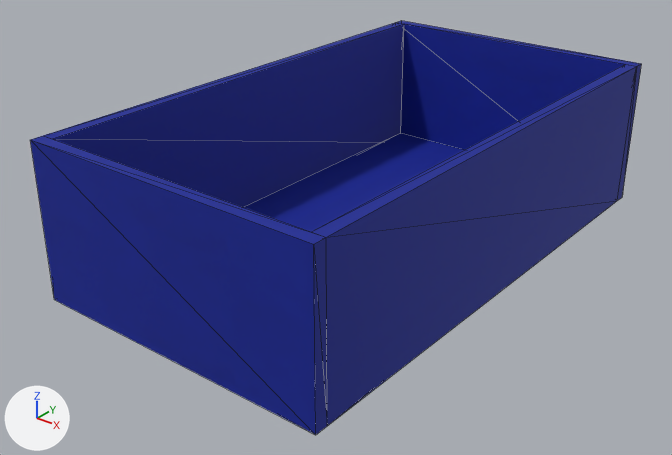
A saved change to the glTF model Box_part.glb.
One viewpoint serves both versions: a 50 mm camera at (0.196, -0.266, 0.166) aimed at (-0.005, -0.015, 0.011). The axes (+X, +Y, +Z) are drawn at lower left. The lights are the same throughout. The older version comes first. Mesh edges are drawn as thin lines. Where no turn or scale is listed for an object, it has been applied to the vertices.

The older version as bpy lines, for what is in view:
```python
me_cube_005 = bpy.data.meshes.new('Cube.005')
me_cube_005.from_pydata(...)  # a box spanning x -0.002..0.002, y -0.1..0.1, z -0.03..0.03
me_cube_005.materials.append(mat_baked_blue_plastic)
me_cube_006 = bpy.data.meshes.new('Cube.006')
me_cube_006.from_pydata(...)  # a box spanning x -0.06..0.06, y -0.0025..0.0025, z -0.03..0.03
me_cube_006.materials.append(mat_baked_blue_plastic)
me_cube_007 = bpy.data.meshes.new('Cube.007')
me_cube_007.from_pydata(...)  # a box spanning x -0.002..0.002, y -0.1..0.1, z -0.03..0.03
me_cube_007.materials.append(mat_baked_blue_plastic)
me_cube_008 = bpy.data.meshes.new('Cube.008')
me_cube_008.from_pydata(...)  # a box spanning x -0.055..0.055, y -0.1..0.1, z -0.002..0.002
me_cube_008.materials.append(mat_baked_blue_plastic)
me_cube_009 = bpy.data.meshes.new('Cube.009')
me_cube_009.from_pydata(...)  # a box spanning x -0.06..0.06, y -0.0025..0.0025, z -0.03..0.03
me_cube_009.materials.append(mat_baked_blue_plastic)
ob_cube_001 = bpy.data.objects.new('Cube.001', me_cube_006)
ob_cube_001.location = (0.0, -0.1025, 0.03)
ob_cube_002 = bpy.data.objects.new('Cube.002', me_cube_007)
ob_cube_002.location = (-0.0575, 0.0, 0.03)
ob_cube_003 = bpy.data.objects.new('Cube.003', me_cube_008)
ob_cube_003.location = (0.0, 0.0, 0.0025)
ob_cube_004 = bpy.data.objects.new('Cube.004', me_cube_005)
ob_cube_004.location = (0.0575, 0.0, 0.03)
ob_cube_005 = bpy.data.objects.new('Cube.005', me_cube_009)
ob_cube_005.location = (0.0, 0.1025, 0.03)
```
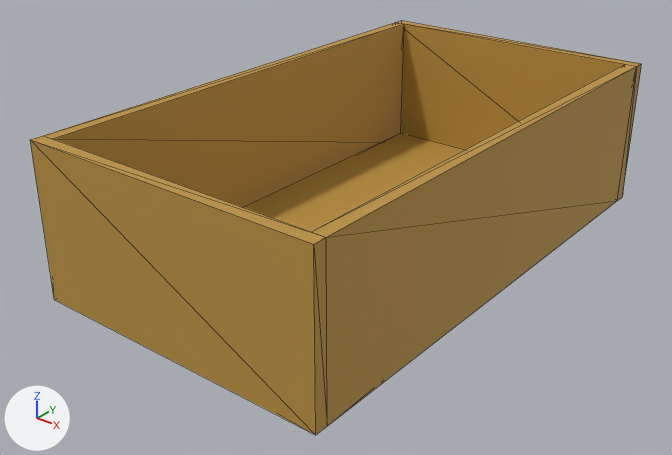
Location of each change, [x1, y1, x2, y2] in pixels of the pictures (672 x 455 px):
'Cube.001', recoloured (blue to brown): [30, 136, 327, 435] in both
'Cube.004', recoloured (blue to brown): [312, 64, 637, 426] in both
'Cube.002', recoloured (blue to brown): [43, 23, 404, 207] in both
'Cube.005', recoloured (blue to brown): [396, 21, 642, 200] in both
'Cube.003', recoloured (blue to brown): [243, 133, 463, 232] in both

Diff of the bpy script that builds the scene:
```diff
--- a/Box_part.glb.py
+++ b/Box_part.glb.py
@@ mat_baked_plastic @@
+mat_baked_plastic = bpy.data.materials.new('Baked Plastic')
+# colours: orange #bc9341
+# uses the picture img_baked_blue_plastic_normal
@@ me_cube_005 @@
 me_cube_005.from_pydata(...)  # 8 vertices, 12 faces; spans x -0.002..0.002, y -0.1..0.1, z -0.03..0.03
-me_cube_005.materials.append(mat_baked_blue_plastic)
+me_cube_005.materials.append(mat_baked_plastic)
@@ me_cube_006 @@
 me_cube_006.from_pydata(...)  # 8 vertices, 12 faces; spans x -0.06..0.06, y -0.0025..0.0025, z -0.03..0.03
-me_cube_006.materials.append(mat_baked_blue_plastic)
+me_cube_006.materials.append(mat_baked_plastic)
@@ me_cube_007 @@
 me_cube_007.from_pydata(...)  # 8 vertices, 12 faces; spans x -0.002..0.002, y -0.1..0.1, z -0.03..0.03
-me_cube_007.materials.append(mat_baked_blue_plastic)
+me_cube_007.materials.append(mat_baked_plastic)
@@ me_cube_008 @@
 me_cube_008.from_pydata(...)  # 8 vertices, 12 faces; spans x -0.055..0.055, y -0.1..0.1, z -0.002..0.002
-me_cube_008.materials.append(mat_baked_blue_plastic)
+me_cube_008.materials.append(mat_baked_plastic)
@@ me_cube_009 @@
 me_cube_009.from_pydata(...)  # 8 vertices, 12 faces; spans x -0.06..0.06, y -0.0025..0.0025, z -0.03..0.03
-me_cube_009.materials.append(mat_baked_blue_plastic)
+me_cube_009.materials.append(mat_baked_plastic)
```
